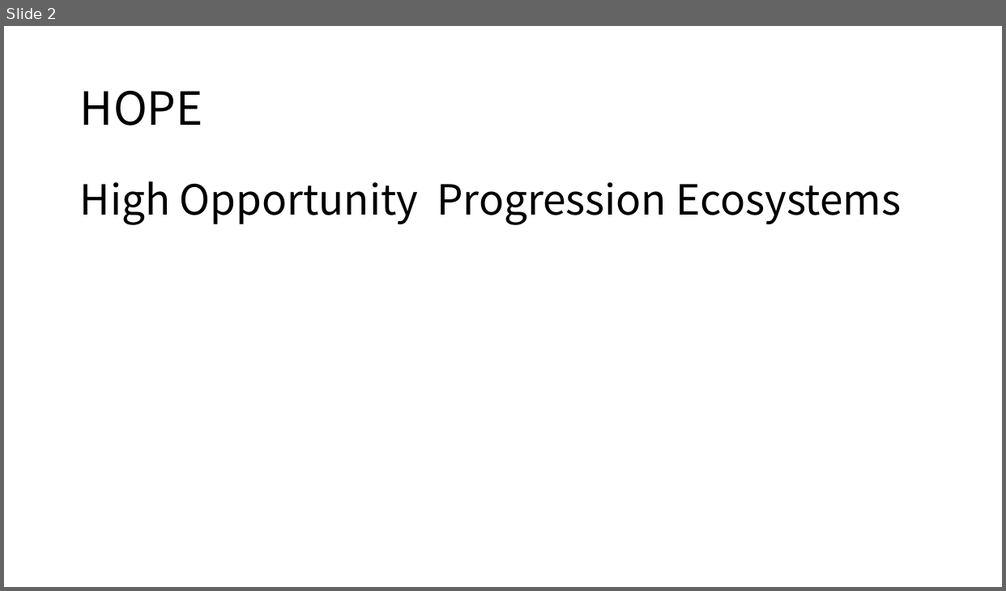
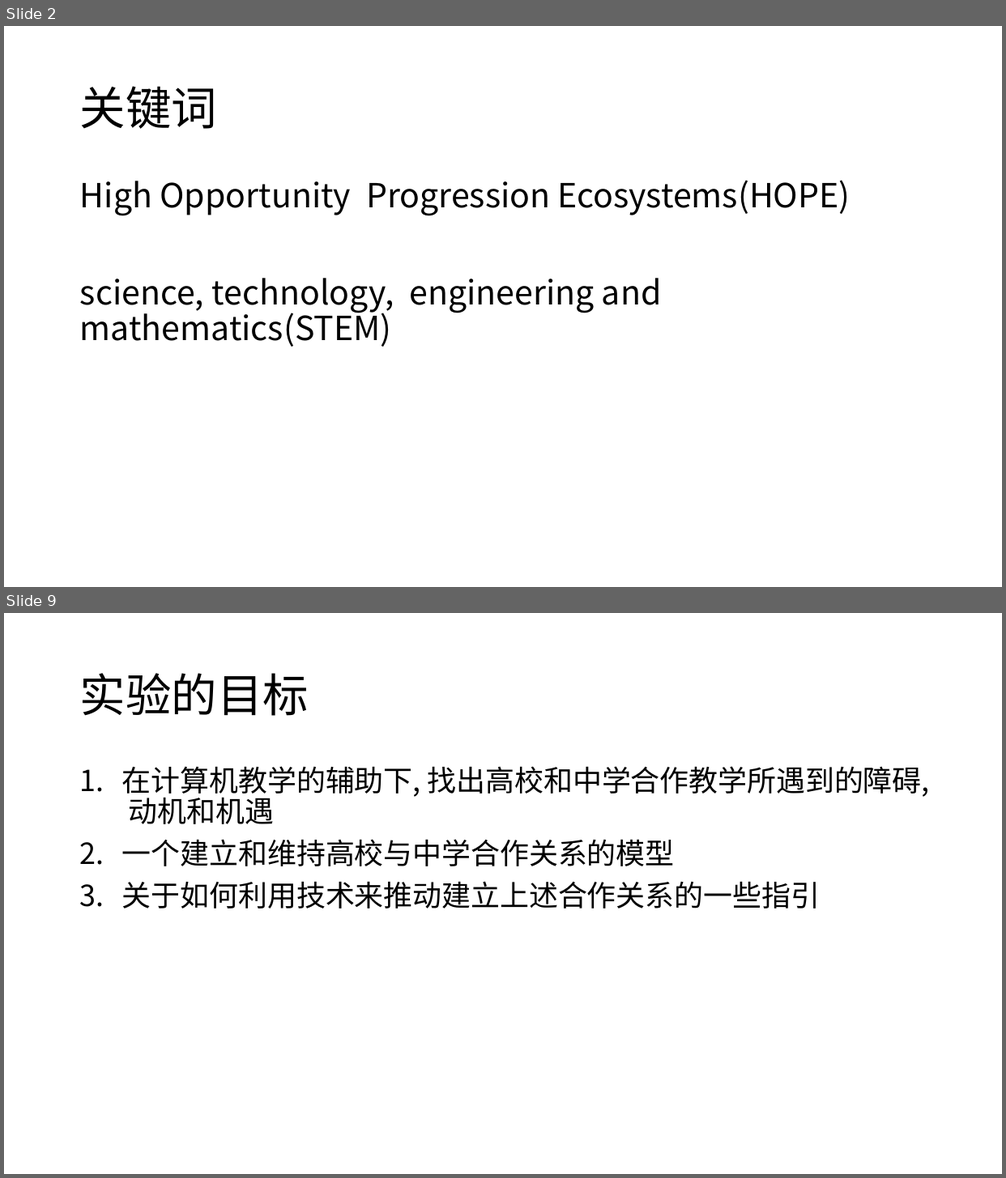
Before and after one commit to twesix/paper-notes, a slide deck: 201905/5-25分享.pptx. Shown one above the other, each under a label of ours: slide 2 before the commit, slides 2 and 9 after it; the slides between them are not shown. The pictures are 1006x591 and 1006x1178 pixels, drawn with LibreOffice and Linux fonts; fonts in the diff are those of the drawing. Boxes give left, top, right and bottom in pixels: in the first picture for what was removed or moved away, otherwise in the second. Text is boxed around its words. In the diff, an @@ line names an element or a change of style, - is before the commit and + after.

```diff
--- a/201905/5-25分享.pptx
+++ b/201905/5-25分享.pptx
@@ slide 9 added at box(4, 613, 1002, 1174), background #FFFFFF @@
@@ title added at box(80, 673, 309, 716), 44 pt, text #000000 @@
+实验的目标
@@ text added at box(122, 766, 930, 909), 28 pt, text #000000 @@
+1. 在计算机教学的辅助下, 找出高校和中学合作教学所遇到的障碍, 动机和机遇
+2. 一个建立和维持高校与中学合作关系的模型
+3. 关于如何利用技术来推动建立上述合作关系的一些指引
@@ slide 2 changed as well @@
@@ title at box(80, 86, 217, 129): text changed @@
-HOPE
+关键词
@@ text at box(80, 180, 850, 347): text changed; size 40 to 32 pt @@
-High Opportunity Progression Ecosystems
+High Opportunity Progression Ecosystems(HOPE)
+science, technology, engineering and mathematics(STEM)
```
Also in this commit, not shown: 1 other slide changed, 9 other slides added, 2 slides removed, 1 other file.
